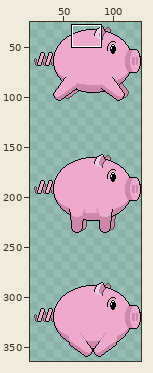
Sprite sheet -- assets/cny2019/boar.png. The picture above shows the old version from afar; the outline marks the close-up.
Close-up. First the earlier version:
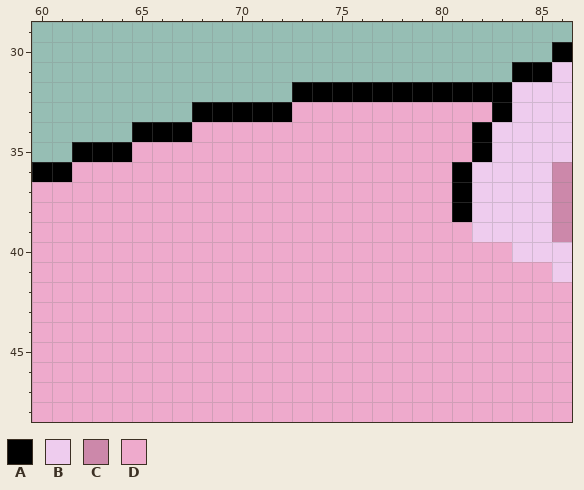
The file is 128x512 pixels. Shown: x 60..86, y 29..48. The wide view leaves out empty margins. The commit also changed other parts of the picture, which this record leaves out.
Palette (. is transparent): A #000000  B #eeccee  C #cc88aa  D #eeaacc
Pixels before, first column x 60:
30 ..........................A
31 ........................AAB
32 .............AAAAAAAAAAABBB
33 ........AAAAADDDDDDDDDDABBB
34 .....AAADDDDDDDDDDDDDDABBBB
35 ..AAADDDDDDDDDDDDDDDDDABBBB
36 AADDDDDDDDDDDDDDDDDDDABBBBC
37 DDDDDDDDDDDDDDDDDDDDDABBBBC
38 DDDDDDDDDDDDDDDDDDDDDABBBBC
39 DDDDDDDDDDDDDDDDDDDDDDBBBBC
40 DDDDDDDDDDDDDDDDDDDDDDDDBBB
41 DDDDDDDDDDDDDDDDDDDDDDDDDDB
42 DDDDDDDDDDDDDDDDDDDDDDDDDDD
43 DDDDDDDDDDDDDDDDDDDDDDDDDDD
44 DDDDDDDDDDDDDDDDDDDDDDDDDDD
45 DDDDDDDDDDDDDDDDDDDDDDDDDDD
46 DDDDDDDDDDDDDDDDDDDDDDDDDDD
47 DDDDDDDDDDDDDDDDDDDDDDDDDDD
48 DDDDDDDDDDDDDDDDDDDDDDDDDDD
After:
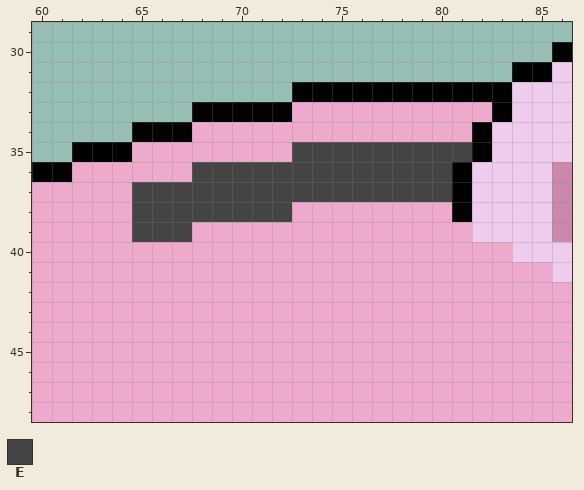
Colours new in this view: E #444444
What changed:
y 35: x 73..81 DDDDDDDDD -> EEEEEEEEE
y 36: x 68..80 DDDDDDDDDDDDD -> EEEEEEEEEEEEE
y 37: x 65..80 DDDDDDDDDDDDDDDD -> EEEEEEEEEEEEEEEE
y 38: x 65..72 DDDDDDDD -> EEEEEEEE
y 39: x 65..67 DDD -> EEE
